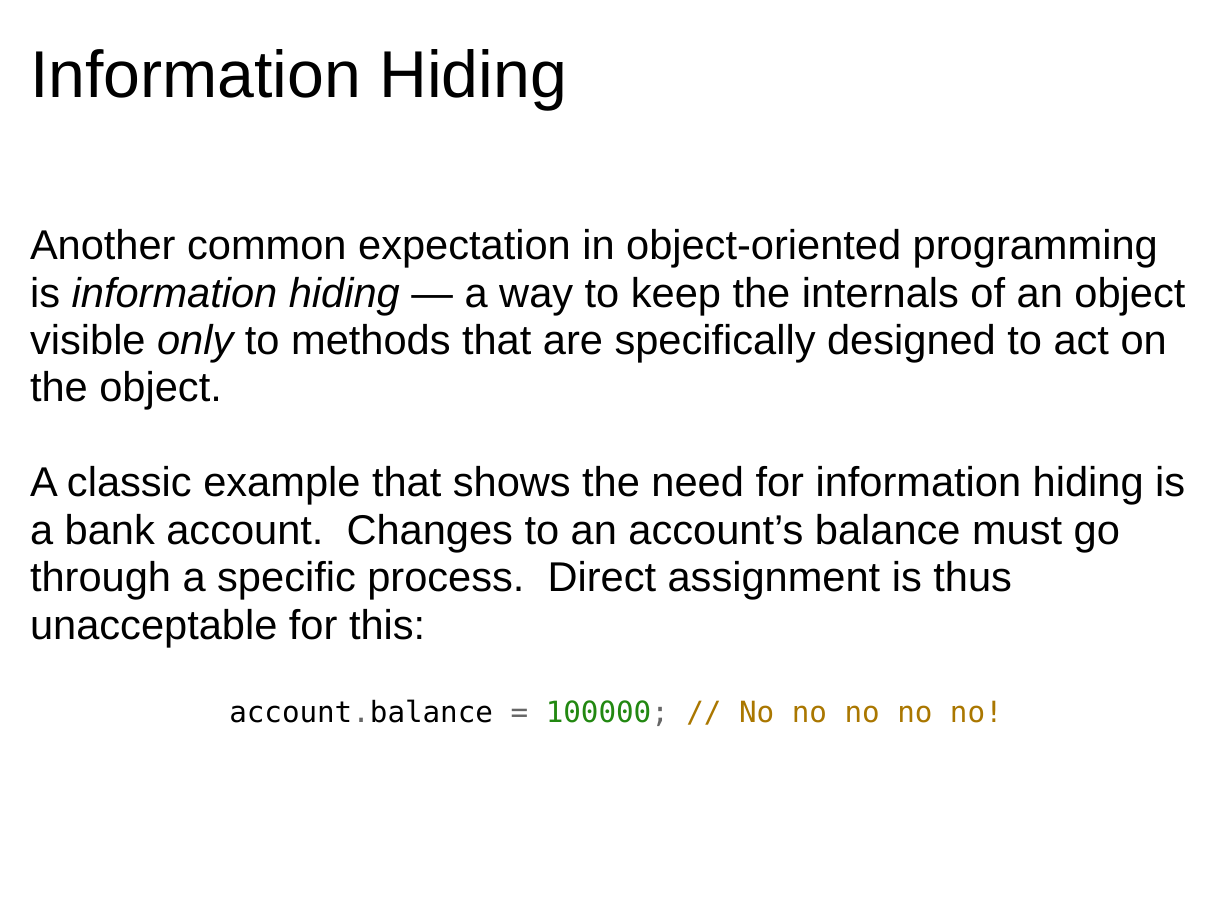
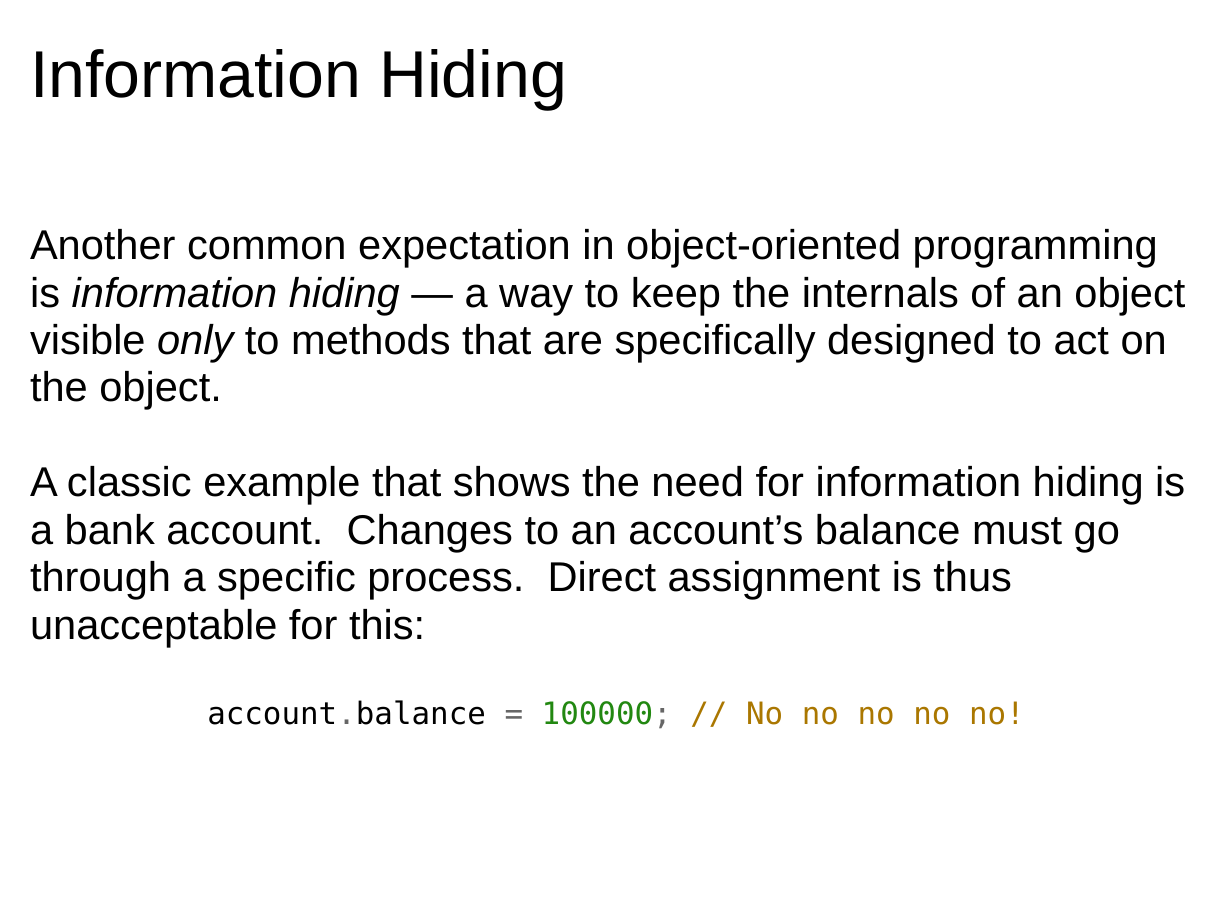
Before and after one commit to dondi/javascript-book, a slide deck: slide 19 of presentations/Chapter_7_Presentation.ppt. Drawn at 1232x924 pixels with LibreOffice and Linux fonts; fonts in the diff are those of the drawing; background and template pictures are left out. Boxes give left, top, right and bottom in pixels: in the first picture for what was removed or moved away, otherwise in the second. Text is boxed around its words. In the diff, an @@ line names an element or a change of style, - is before the commit and + after.

```diff
--- a/presentations/Chapter_7_Presentation.ppt
+++ b/presentations/Chapter_7_Presentation.ppt
@@ text at box(207, 700, 1025, 729): size 19 to 20 pt in "account.balance = 100000; // No no no ..." @@
```
Also in this commit, not shown: 15 other slides changed, 2 other files.
